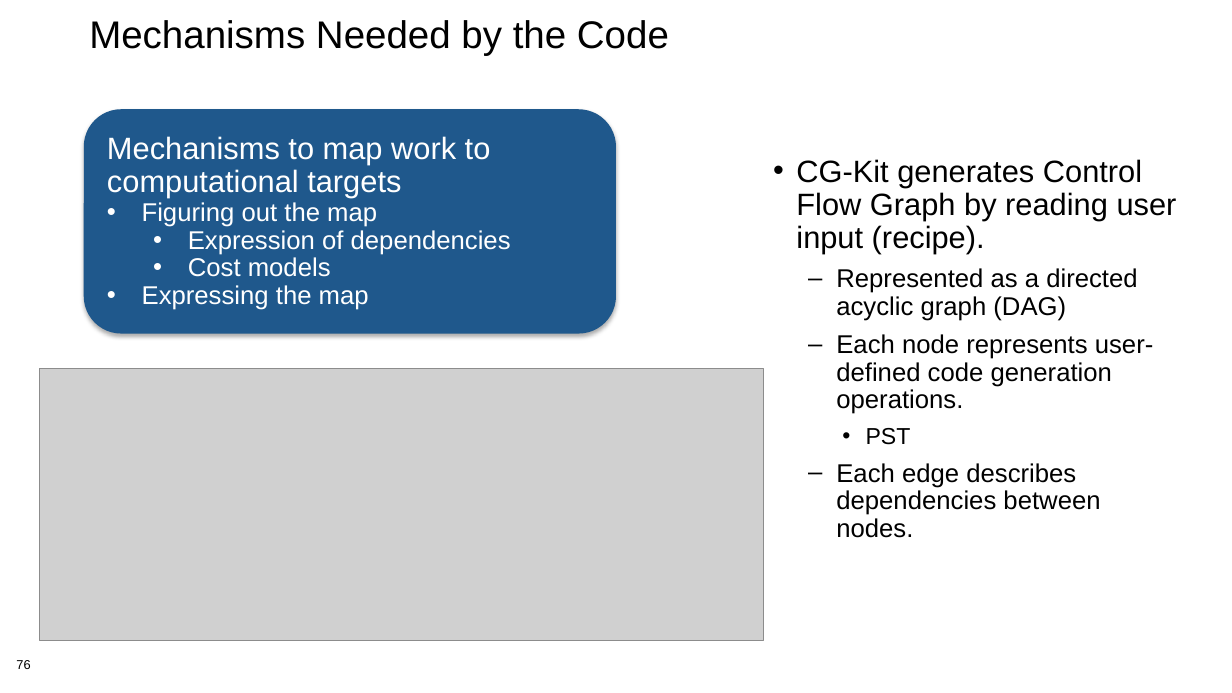
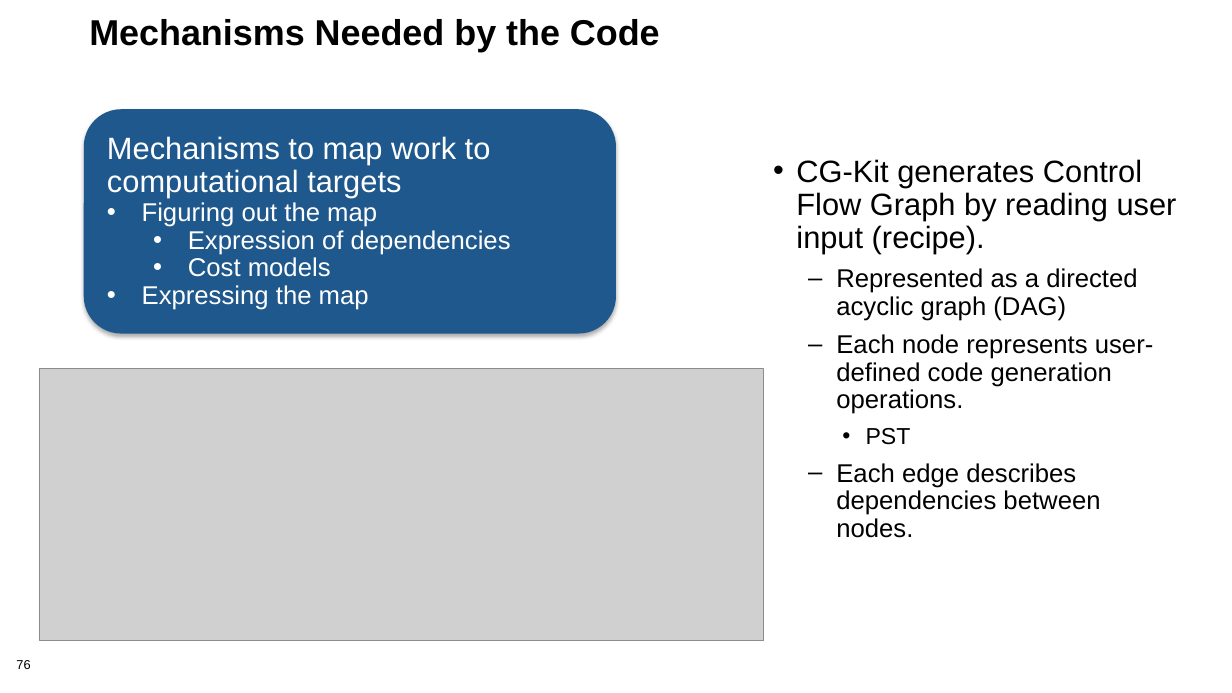
Before and after one commit to bssw-tutorial/presentations, a slide deck: slide 76 of dev-test-llm.pptx. Drawn at 1232x693 pixels with LibreOffice and Linux fonts; fonts in the diff are those of the drawing; grey boxes stand for pictures. Boxes give left, top, right and bottom in pixels: in the first picture for what was removed or moved away, otherwise in the second. Text is boxed around its words. In the diff, an @@ line names an element or a change of style, - is before the commit and + after.

```diff
--- a/dev-test-llm.pptx
+++ b/dev-test-llm.pptx
@@ text "Mechanisms Needed by the Code" at <box>89,19,660,52</box>: size 30 to 28 pt, bold on @@
```
Also in this commit, not shown: 15 other slides changed.
